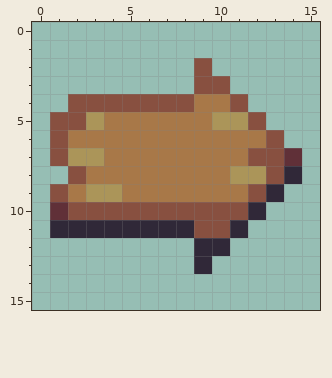
A pixel-art sprite gets an edit: DutchAdventures/Assets/Sprites/UI/Arrow.png. This is how it looked before the edit.
The file is 16x16 pixels.
After the commit:
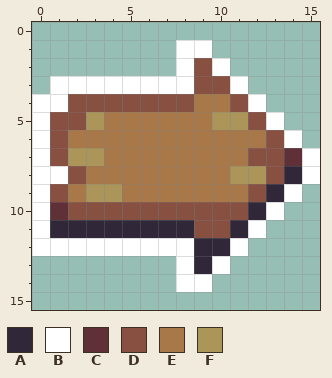
Palette (. is transparent): A #302838  B #ffffff  C #603038  D #885040  E #a87848  F #ab9559
Diff:
{"y":1,"x":8,"old":"..","new":"BB"}
{"y":2,"x":8,"old":".","new":"B"}
{"y":2,"x":10,"old":".","new":"B"}
{"y":3,"x":1,"old":"........","new":"BBBBBBBB"}
{"y":3,"x":11,"old":".","new":"B"}
{"y":4,"x":0,"old":"..","new":"BB"}
{"y":4,"x":12,"old":".","new":"B"}
{"y":5,"x":0,"old":".","new":"B"}
{"y":5,"x":13,"old":".","new":"B"}
{"y":6,"x":0,"old":".","new":"B"}
{"y":6,"x":14,"old":".","new":"B"}
{"y":7,"x":0,"old":".","new":"B"}
{"y":7,"x":15,"old":".","new":"B"}
{"y":8,"x":0,"old":"..","new":"BB"}
{"y":8,"x":15,"old":".","new":"B"}
{"y":9,"x":0,"old":".","new":"B"}
{"y":9,"x":14,"old":".","new":"B"}
{"y":10,"x":0,"old":".","new":"B"}
{"y":10,"x":13,"old":".","new":"B"}
{"y":11,"x":0,"old":".","new":"B"}
{"y":11,"x":12,"old":".","new":"B"}
{"y":12,"x":0,"old":".........","new":"BBBBBBBBB"}
{"y":12,"x":11,"old":".","new":"B"}
{"y":13,"x":8,"old":".","new":"B"}
{"y":13,"x":10,"old":".","new":"B"}
{"y":14,"x":8,"old":"..","new":"BB"}
